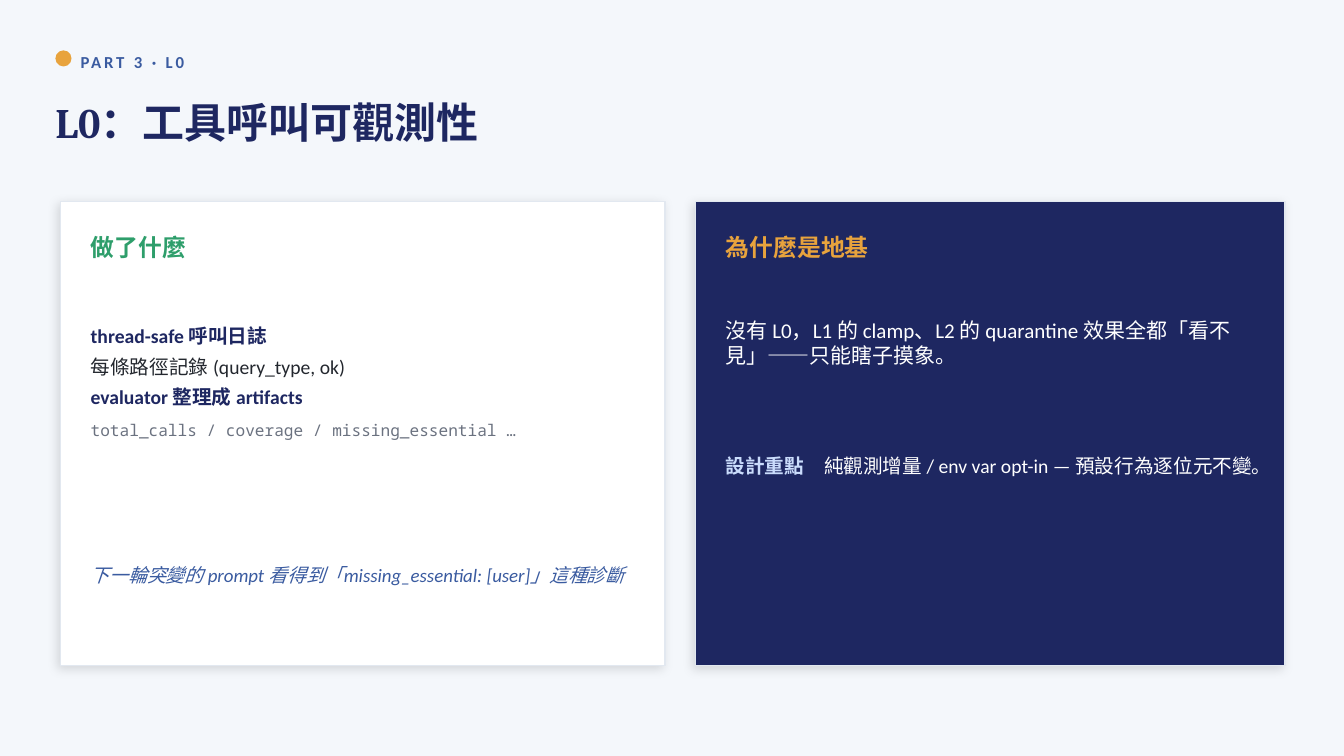
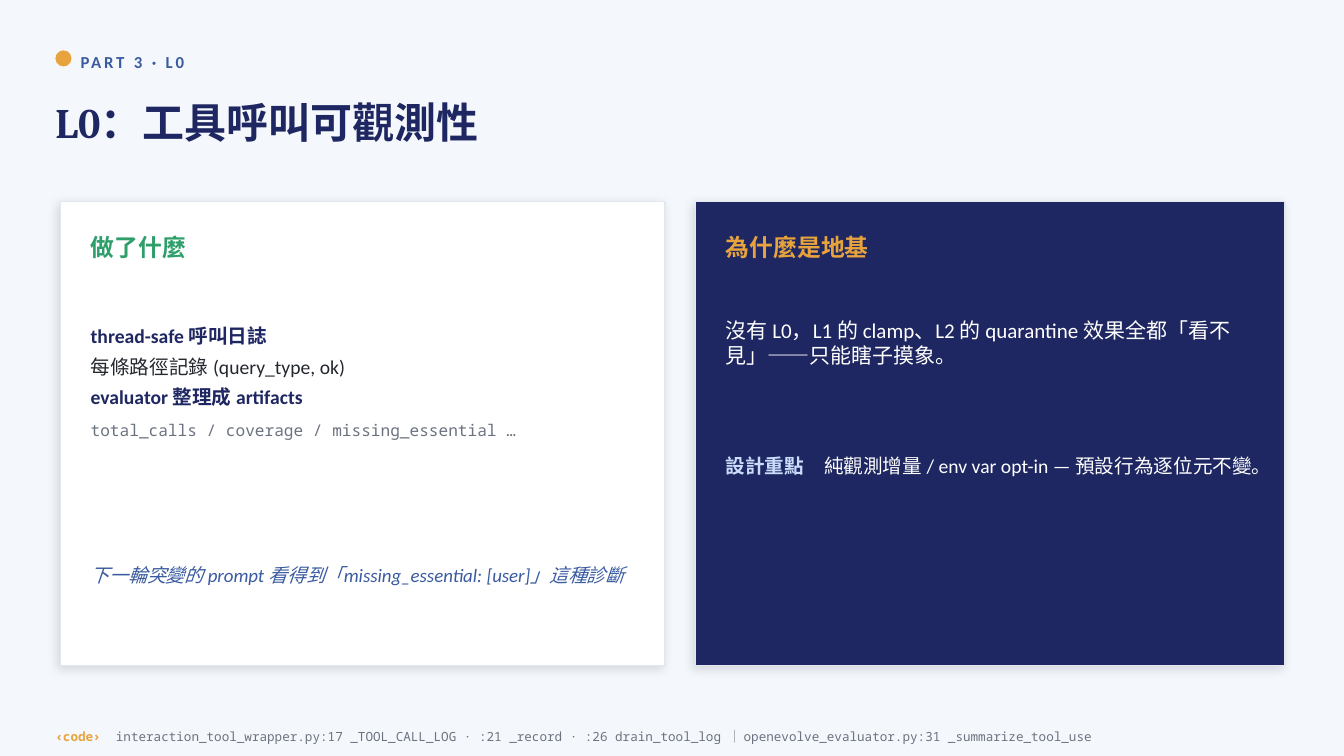
Before and after one commit to yuchieh/AgentSocietyChallenge_OpenEvolve, a slide deck: slide 12 of docs/slides/OpenEvolve_CrewAI_教學投影片.pptx. Drawn at 1344x756 pixels with LibreOffice and Linux fonts; fonts in the diff are those of the drawing. Boxes give left, top, right and bottom in pixels: in the first picture for what was removed or moved away, otherwise in the second. Text is boxed around its words. In the diff, an @@ line names an element or a change of style, - is before the commit and + after.

```diff
--- a/docs/slides/OpenEvolve_CrewAI_教學投影片.pptx
+++ b/docs/slides/OpenEvolve_CrewAI_教學投影片.pptx
@@ text added at box(55, 731, 1092, 744), 9 pt, text #6B7280 @@
+‹code› interaction_tool_wrapper.py:17 _TOOL_CALL_LOG · :21 _record · :26 drain_tool_log ｜ openevolve_evaluator.py:31 _summarize_tool_use
```
Also in this commit, not shown: 22 other slides changed, 3 other files.
